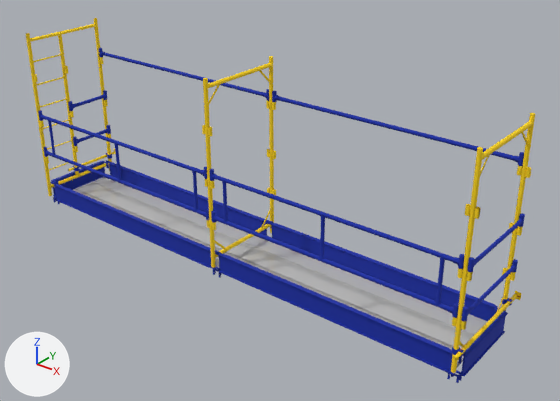
A saved change to the FBX model Assets/_SafetyProto/Art/Models/Scenery/andaime.fbx.
Rendered twice from a 50 mm lens placed at (5.37, -6.01, 6.47), pointed at (0.44, 0.14, 2.66). Lighting does not change. The marker at lower left points along +X, +Y and +Z. The first picture is the older version. Where no turn or scale is listed for an object, it has been applied to the vertices.

In view in the first picture: 'andaime.barra-superior', 'andaime.barra-superior.001', 'andaime.guarda-corpo-frontal', 'andaime.guarda-corpo-frontal.001', 'andaime.piso', 'andaime.quadro_lateral', 'andaime.quadro_lateral_escada', 'andaime.rodape', 'andaime.rodape.001', 'andaime.rodape.002', 'andaime.rodape.003', 'andaime.rodape.005' and 14 more.
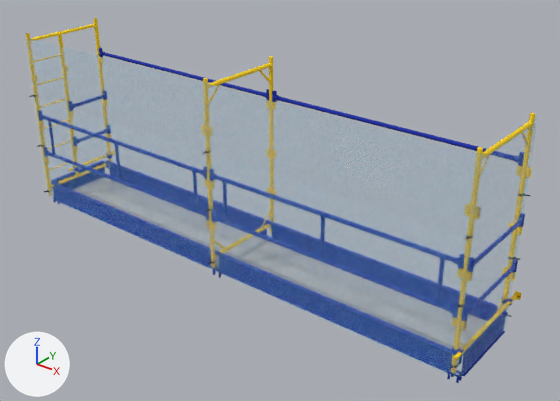
Patch to the scene script:
```diff
--- a/Assets/_SafetyProto/Art/Models/Scenery/andaime.fbx.py
+++ b/Assets/_SafetyProto/Art/Models/Scenery/andaime.fbx.py
@@ img_blue_mesh_png @@
+img_blue_mesh_png = load_image('blue_mesh.png', '../../Textures/blue_mesh.png', 1220, 1254, 'Non-Color')
@@ mat_blue_mesh @@
+mat_blue_mesh = bpy.data.materials.new('blue_mesh')
+# uses the picture img_blue_mesh_png
@@ me_plane_011 @@
+me_plane_011.from_pydata(...)  # 9177 vertices, 8960 faces; spans x -3.0..3.09, y -0.02..1.09, z -1.08..1.12
+me_plane_011.materials.append(mat_blue_mesh)
@@ ob_tela_proteção @@
+ob_tela_proteção = bpy.data.objects.new('tela_proteção', me_plane_011)
+ob_tela_proteção.location = (0.021, -0.586, 3.011)
```

Changed parts and their boxes [x1, y1, x2, y2] in the pictures (560 x 401 px):
'tela_proteção', added
    after: [26, 36, 538, 378]
